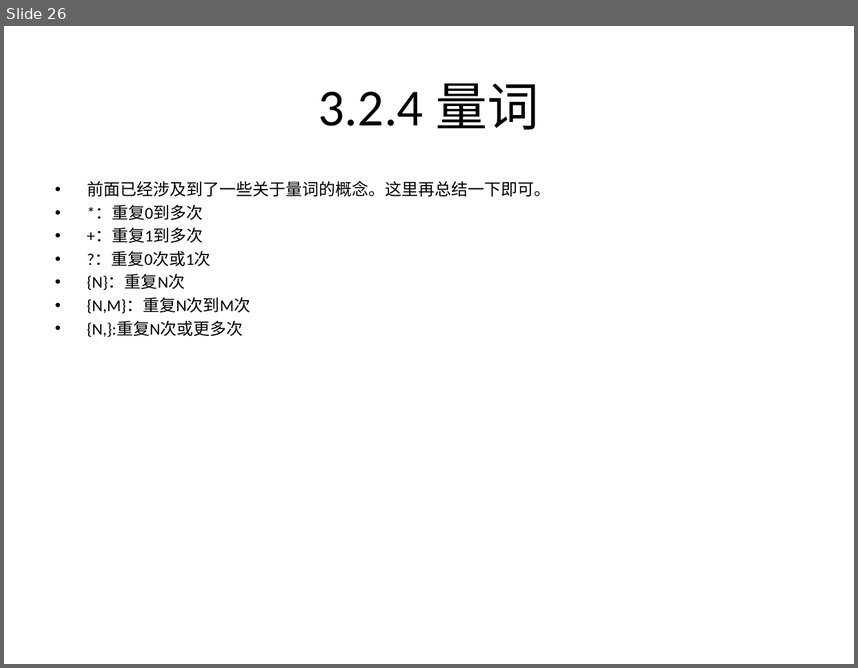
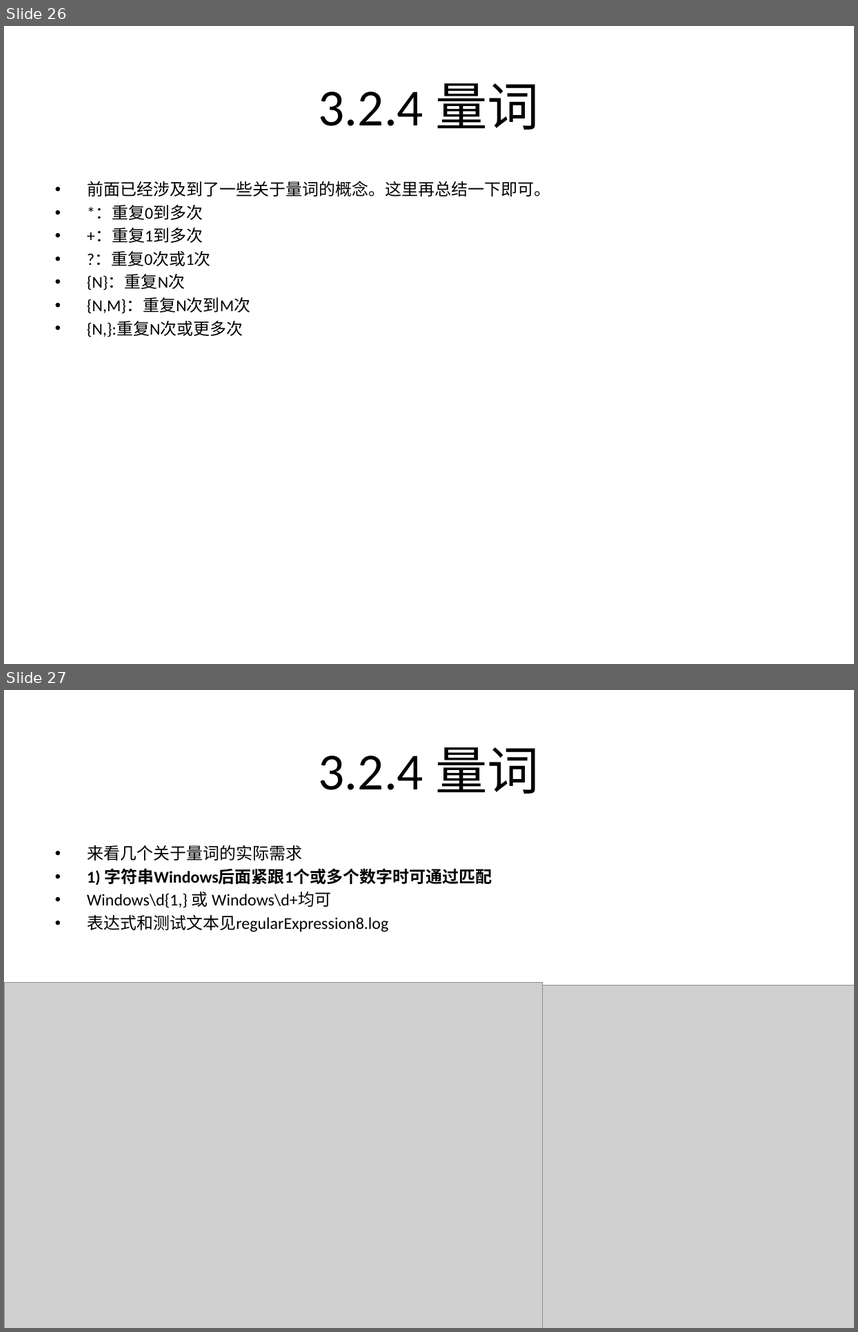
Before and after one commit to rayallen20/regularExpressions, a slide deck: 《PHP核心技术与最佳实践》第3章--正则表达式基础与应用/3.2 正则表达式中的元字符.pptx. Shown one above the other, each under a label of ours: slide 26 before the commit, slides 26 and 27 after it. The pictures are 858x668 and 858x1332 pixels, drawn with LibreOffice and Linux fonts; fonts in the diff are those of the drawing; grey boxes stand for pictures. Boxes give left, top, right and bottom in pixels: in the first picture for what was removed or moved away, otherwise in the second. Text is boxed around its words. In the diff, an @@ line names an element or a change of style, - is before the commit and + after.

Commit message:
3.2.4部分学习完毕
量词及其应用的几个小例子

```diff
--- a/《PHP核心技术与最佳实践》第3章--正则表达式基础与应用/3.2 正则表达式中的元字符.pptx
+++ b/《PHP核心技术与最佳实践》第3章--正则表达式基础与应用/3.2 正则表达式中的元字符.pptx
@@ slide 27 added at bbox=[4, 690, 854, 1328], background #FFFFFF @@
@@ title added at bbox=[319, 747, 539, 793], 44 pt, text #000000 @@
+3.2.4 量词
@@ text added at bbox=[87, 845, 492, 931], 14 pt, text #000000 @@
+• 来看几个关于量词的实际需求
+• 1) 字符串Windows后面紧跟1个或多个数字时可通过匹配
+• Windows\d{1,} 或 Windows\d+均可
+• 表达式和测试文本见regularExpression8.log
@@ picture added at bbox=[4, 983, 542, 1328] @@
@@ picture added at bbox=[529, 985, 854, 1328] @@
```
Also in this commit, not shown: 1 other slide added, 2 other files.
